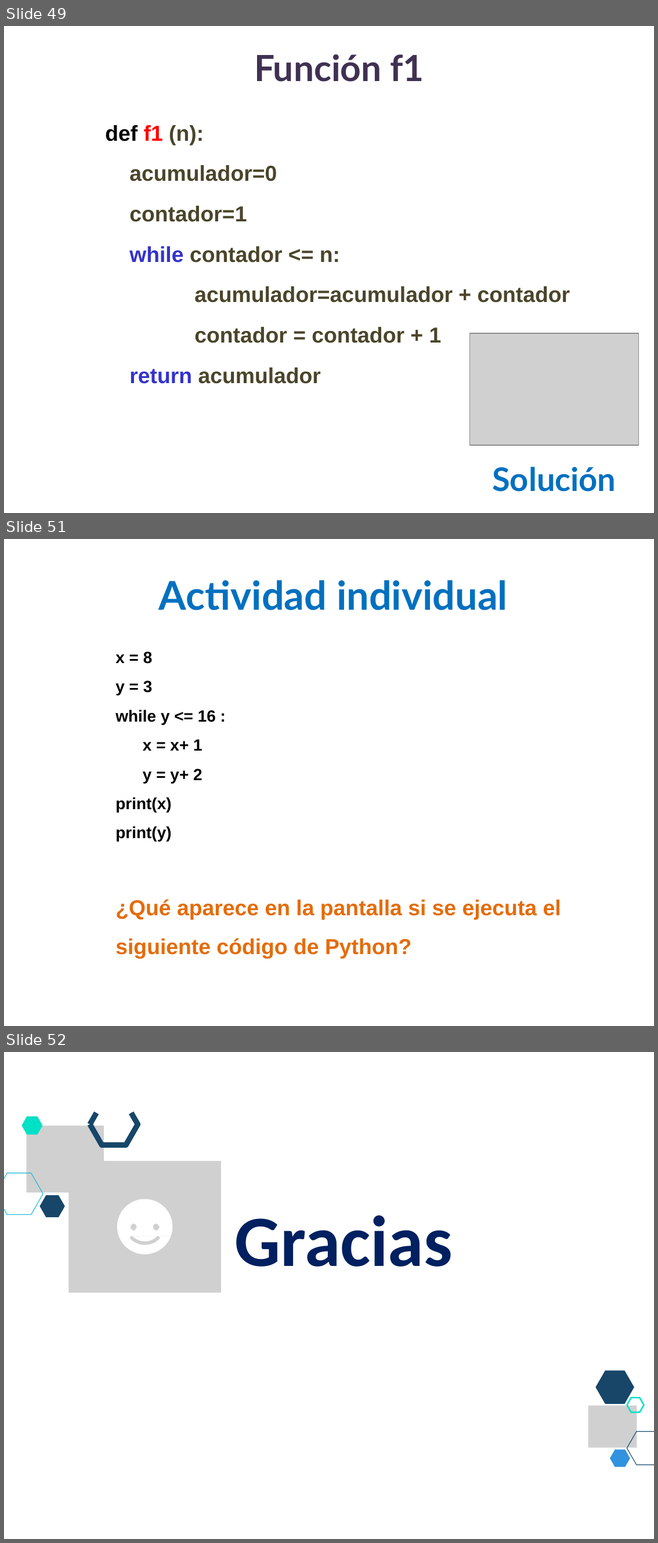
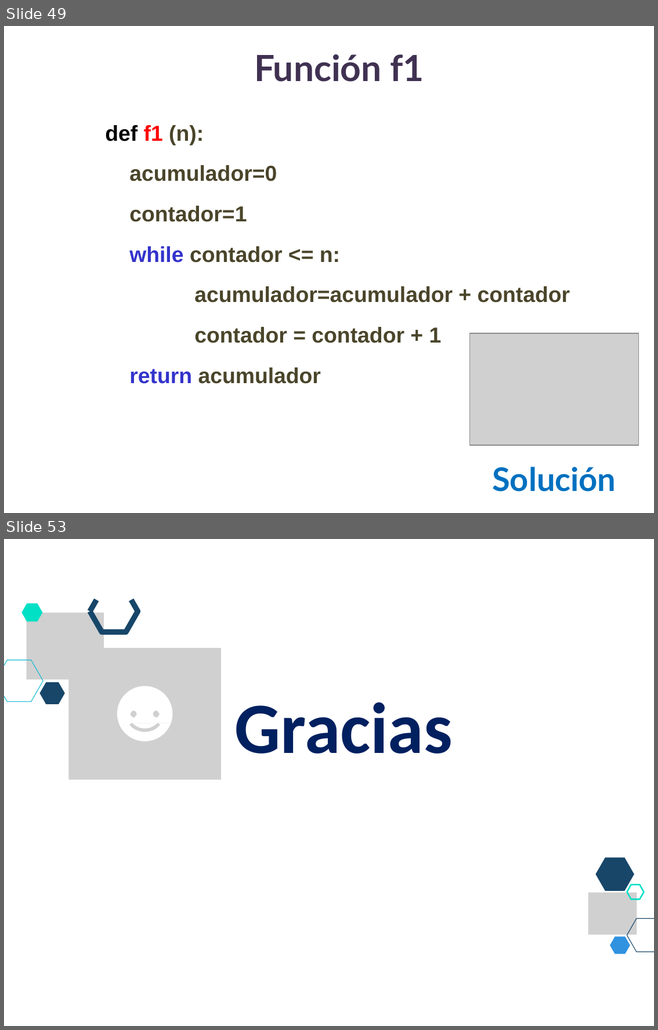
Before and after one commit to lizetheP/PensamientoC, a slide deck: CalendarioAgo20/presentaciones/7_While.pptx. Shown one above the other, each under a label of ours: slides 49, 51 and 52 before the commit, slides 49 and 53 after it; the slides between them are not shown. The pictures are 658x1543 and 658x1030 pixels, drawn with LibreOffice and Linux fonts; fonts in the diff are those of the drawing; grey boxes stand for pictures. Boxes give left, top, right and bottom in pixels: in the first picture for what was removed or moved away, otherwise in the second. Text is boxed around its words. In the diff, an @@ line names an element or a change of style, - is before the commit and + after.

```diff
--- a/CalendarioAgo20/presentaciones/7_While.pptx
+++ b/CalendarioAgo20/presentaciones/7_While.pptx
@@ slide 51 removed at (x1=4, y1=539, x2=654, y2=1026), background #FFFFFF @@
@@ text removed at (x1=159, y1=580, x2=507, y2=610) @@
-Actividad individual
@@ text removed at (x1=115, y1=652, x2=561, y2=959) @@
-x = 8
-y = 3
-while y <= 16 :
-x = x+ 1
-y = y+ 2
-print(x)
-print(y)
-¿Qué aparece en la pantalla si se ejecuta el siguiente código de Python?
@@ what was slide 52 is now slide 53 @@
```
Also in this commit, not shown: 3 slides changed, 2 slides added, 7 other files.
